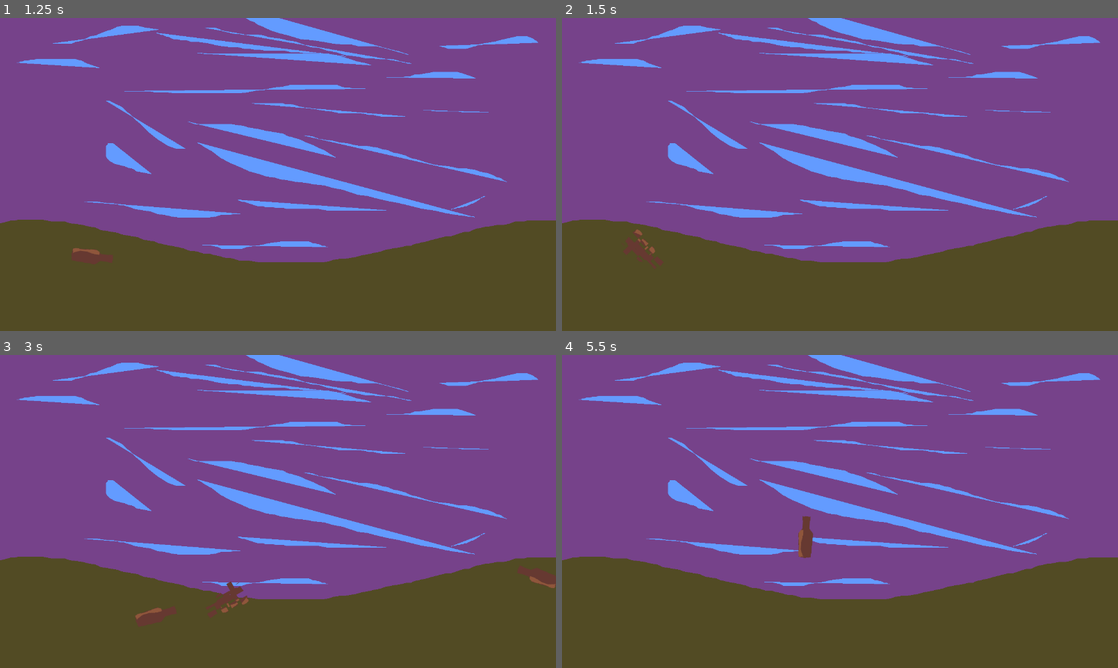
Above: before the commit, frames 1-4 (two rows, left to right).
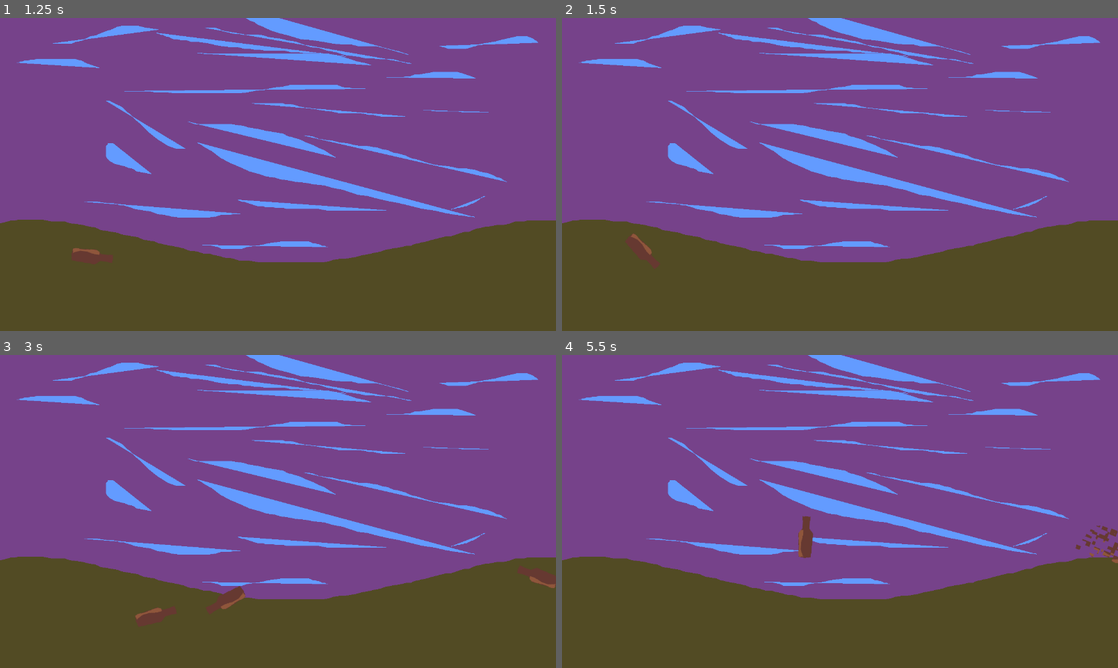
Above: after the commit, the same moments.

Repository: JoJonatasCoelho/bottles-test
Game: Godot game, scene res://main.tscn
Same seed, same stepped clock (60 frames per second), same inputs: the game is played once before the commit and once after it.
Inputs (mouse positions are in pixels of both pictures, inside the frame that each line leads up to):
- Up to frame 1 (1.25 s): tap Enter at 0.5 s; move the mouse to (400, 158) at 0.52 s; click (400, 158) at 0.67 s
- Up to frame 2 (1.5 s): move the mouse to (656, 255) at 1.27 s; click (656, 255) at 1.42 s
- Up to frame 3 (3 s): move the mouse to (333, 442) at 2.02 s; click (333, 442) at 2.17 s; move the mouse to (222, 605) at 2.77 s; click (222, 605) at 2.92 s
- Up to frame 4 (5.5 s): move the mouse to (745, 605) at 3.52 s; click (745, 605) at 3.67 s; move the mouse to (673, 464) at 4.27 s; click (673, 464) at 4.42 s; move the mouse to (1073, 527) at 5.02 s; click (1073, 527) at 5.17 s

Frame 1 is identical in both runs. In frame 2, less than 0.1% of the frame differs, in the area x 12-17%, y 67-76%; in frame 3, 0.1%; in frame 4, 0.3%, in the area x 92-100%, y 54-67%.

Commit message:
fix: only explode with mouse click

Diff:
--- a/bottle/bottle.gd
+++ b/bottle/bottle.gd
@@ -14,7 +14,9 @@
 func _on_visible_on_screen_notifier_2d_screen_exited() -> void:
     queue_free()
 
-func _on_area_2d_input_event(_viewport: Node, _event: InputEvent, _shape_idx: int) -> void:
-    bottle_sprite.play("break")
-    await bottle_sprite.animation_finished
-    queue_free()
+func _on_area_2d_input_event(_viewport: Node, event: InputEvent, _shape_idx: int) -> void:
+   if event is InputEventMouseButton:
+        if event.button_index == MOUSE_BUTTON_LEFT and event.pressed:
+            bottle_sprite.play("break")
+            await bottle_sprite.animation_finished
+            queue_free()
